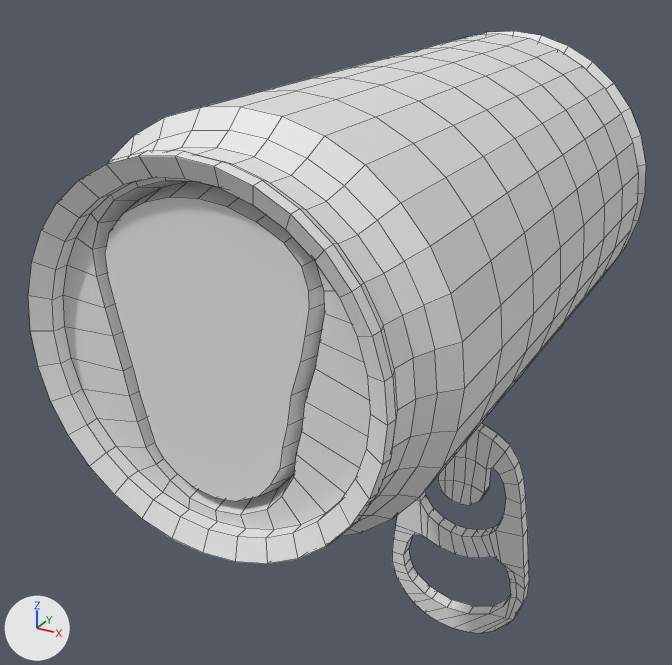
Before and after pictures for a commit that changed the Blender file modelos_graficos/lata.blend.
Camera for both pictures: a camera (50 mm lens) standing at (16.35, -18.68, 9.85) and looking at (7.76, -3.07, 2.04). The axes (+X, +Y, +Z) are drawn at lower left. The lights are the same throughout. Mesh edges are drawn as thin lines.

The older version as bpy lines, for what is in view:
```python
me_cylinder = bpy.data.meshes.new('Cylinder')
me_cylinder.from_pydata(...)  # 769 vertices, 769 faces; spans x -1.02..1.02, y -1.02..1.02, z -1.24..1.3
me_plane = bpy.data.meshes.new('Plane')
me_plane.from_pydata(...)  # 214 vertices, 216 faces; spans x -9.1..1.7, y -8.9..9.3, z -1.0..0.0
ob_cylinder = bpy.data.objects.new('Cylinder', me_cylinder)
ob_cylinder.location = (9.14, -3.1, 4.22)
ob_cylinder.rotation_euler = (1.571, 0.0, 0.0)  # degrees (90, 0, 0)
ob_cylinder.scale = (3.34, 3.34, 5.05)
ob_plane = bpy.data.objects.new('Plane', me_plane)
ob_plane.location = (10.86, 0.0, -4.33)
ob_plane.rotation_euler = (1.571, 0.0, 0.0)  # degrees (90, 0, 0)
ob_plane.scale = (0.338, 0.338, 0.338)
```
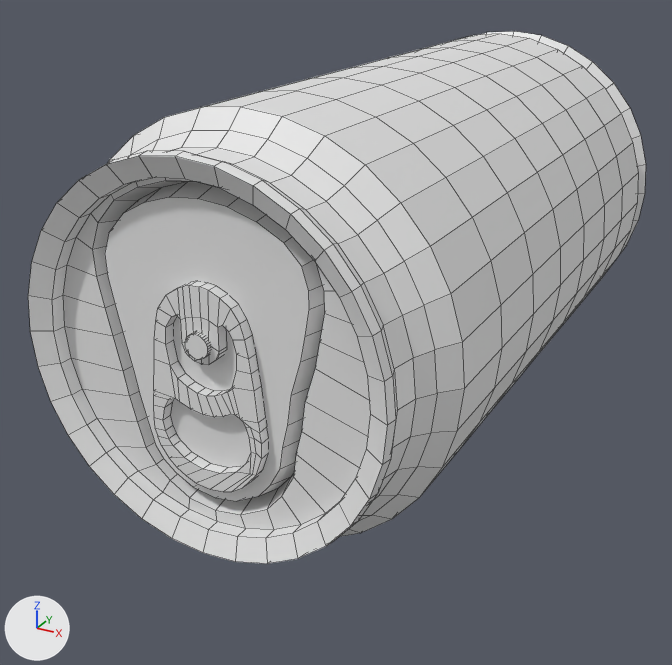
The newer file is also turned or shifted as a whole; pictures and numbers use the older file's frame.

Changed parts and their boxes (x1, y1, x2, y2) in the pictures (672 x 665 px):
'Plane', deleted
    before: (392, 424, 529, 633)
part 1 of me_cylinder, added
    after: (185, 331, 212, 360)
part 2 of me_cylinder, added
    after: (153, 281, 268, 492)

Diff of the bpy script that builds the scene:
```diff
--- a/modelos_graficos/lata.blend.py
+++ b/modelos_graficos/lata.blend.py
@@ me_cylinder @@
 # used by ob_cylinder; location = (9.14, -3.1, 4.22); rotation_euler = (1.571, 0.0, 0.0), in degrees (90, 0, 0); scale = (3.34, 3.34, 5.05)
-me_cylinder.from_pydata(...)  # 769 vertices, 769 faces; spans x -1.02..1.02, y -1.02..1.02, z -1.24..1.3
+me_cylinder.from_pydata(...)  # 1047 vertices, 1019 faces; spans x -1.02..1.02, y -1.02..1.02, z -1.24..1.3
+# me_cylinder part 1: a new loose piece, a 32-sided cylinder along z spanning x -0.05..0.061, y 0.06..0.172, z 1.24..1.274
+# me_cylinder part 2: a new loose piece of 214 vertices spanning x -0.28..0.29, y -0.58..0.37, z 1.22..1.25
@@ ob_plane @@
-ob_plane = bpy.data.objects.new('Plane', me_plane)
-ob_plane.location = (10.86, 0.0, -4.33)
-ob_plane.rotation_euler = (1.571, 0.0, 0.0)  # degrees (90, 0, 0)
-ob_plane.scale = (0.338, 0.338, 0.338)
```
